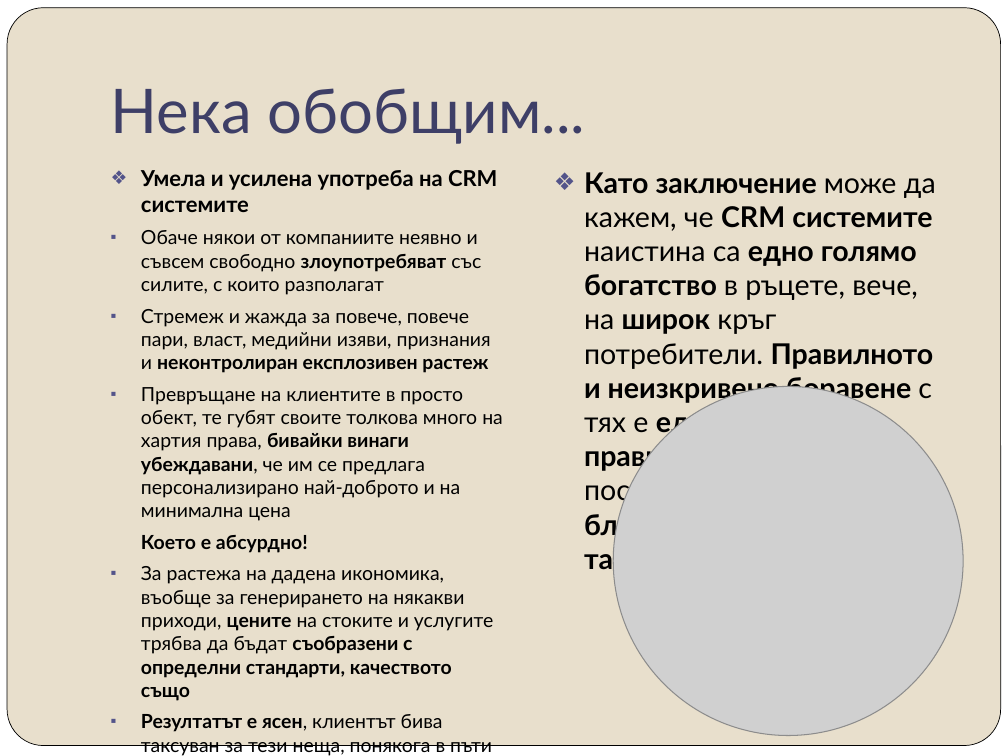
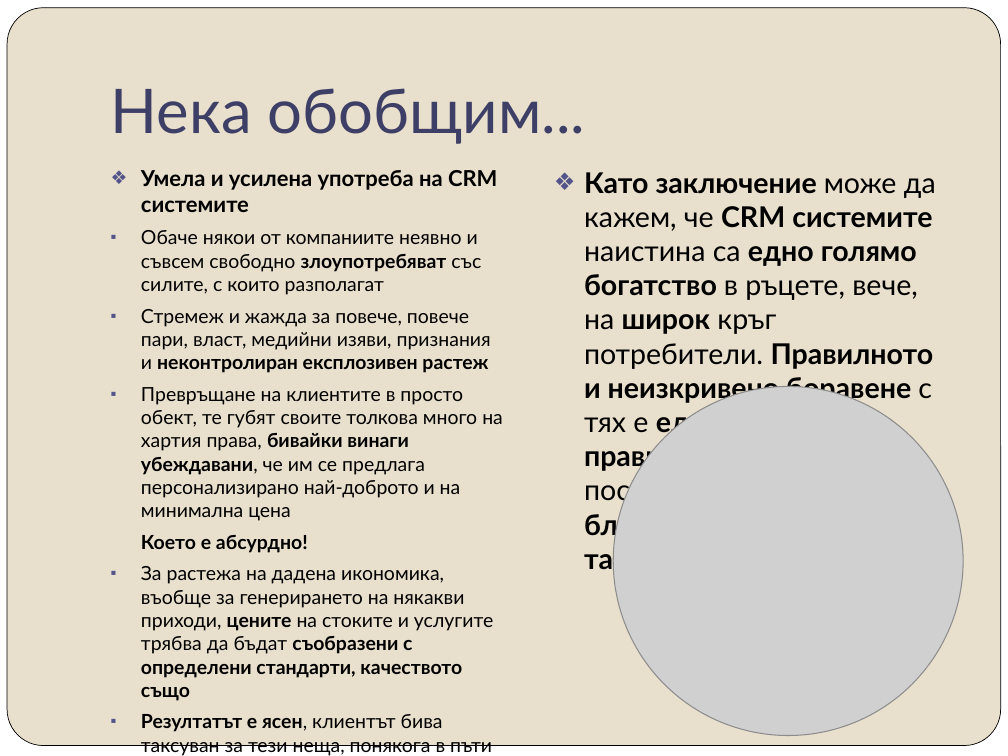
Before and after one commit to vladimarkova/E-business_CRM_systems_article, a slide deck: slide 13 of Курсов_проект_CRM_Systems_81271/CRM_системи_81271.pptx. Drawn at 1008x756 pixels with LibreOffice and Linux fonts; fonts in the diff are those of the drawing; grey boxes stand for pictures. Boxes give left, top, right and bottom in pixels: in the first picture for what was removed or moved away, otherwise in the second. Text is boxed around its words. In the diff, an @@ line names an element or a change of style, - is before the commit and + after.

```diff
--- a/Курсов_проект_CRM_Systems_81271/CRM_системи_81271.pptx
+++ b/Курсов_проект_CRM_Systems_81271/CRM_системи_81271.pptx
@@ text at (141, 566, 493, 701): text changed @@
-▪ За растежа на дадена икономика, въобще за генерирането на някакви приходи, цените на стоките и услугите трябва да бъдат съобразени с определни стандарти, качеството също
+▪ За растежа на дадена икономика, въобще за генерирането на някакви приходи, цените на стоките и услугите трябва да бъдат съобразени с определени стандарти, качеството също
```
Also in this commit, not shown: 6 other slides changed, 4 other files.
